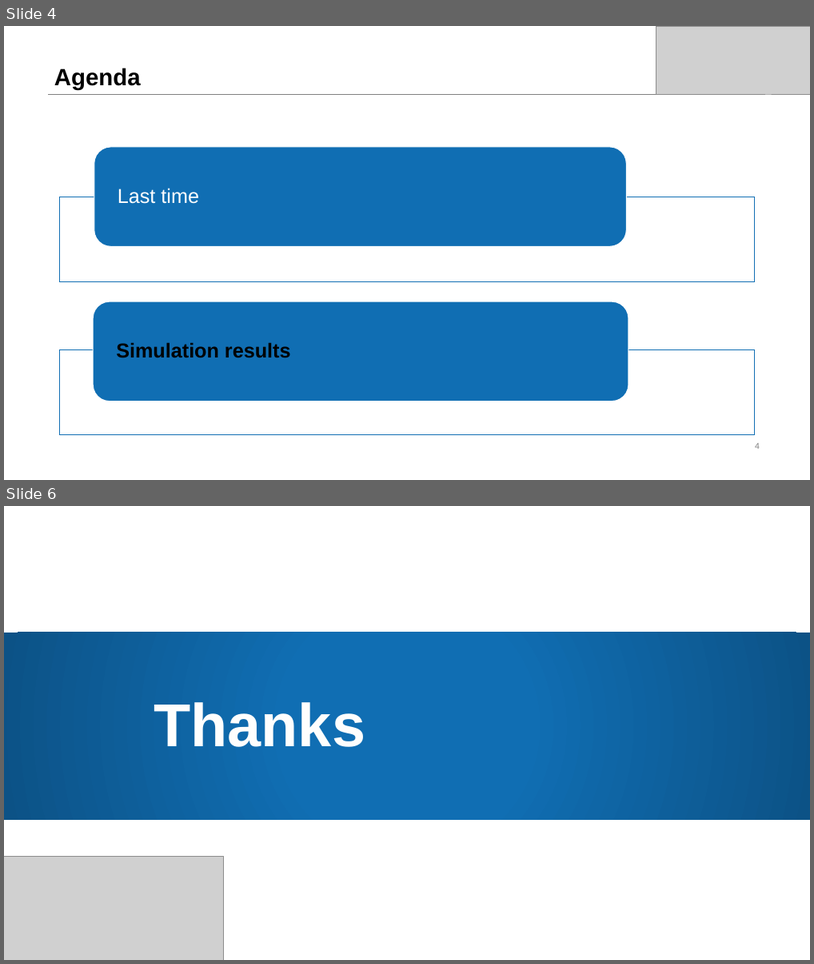
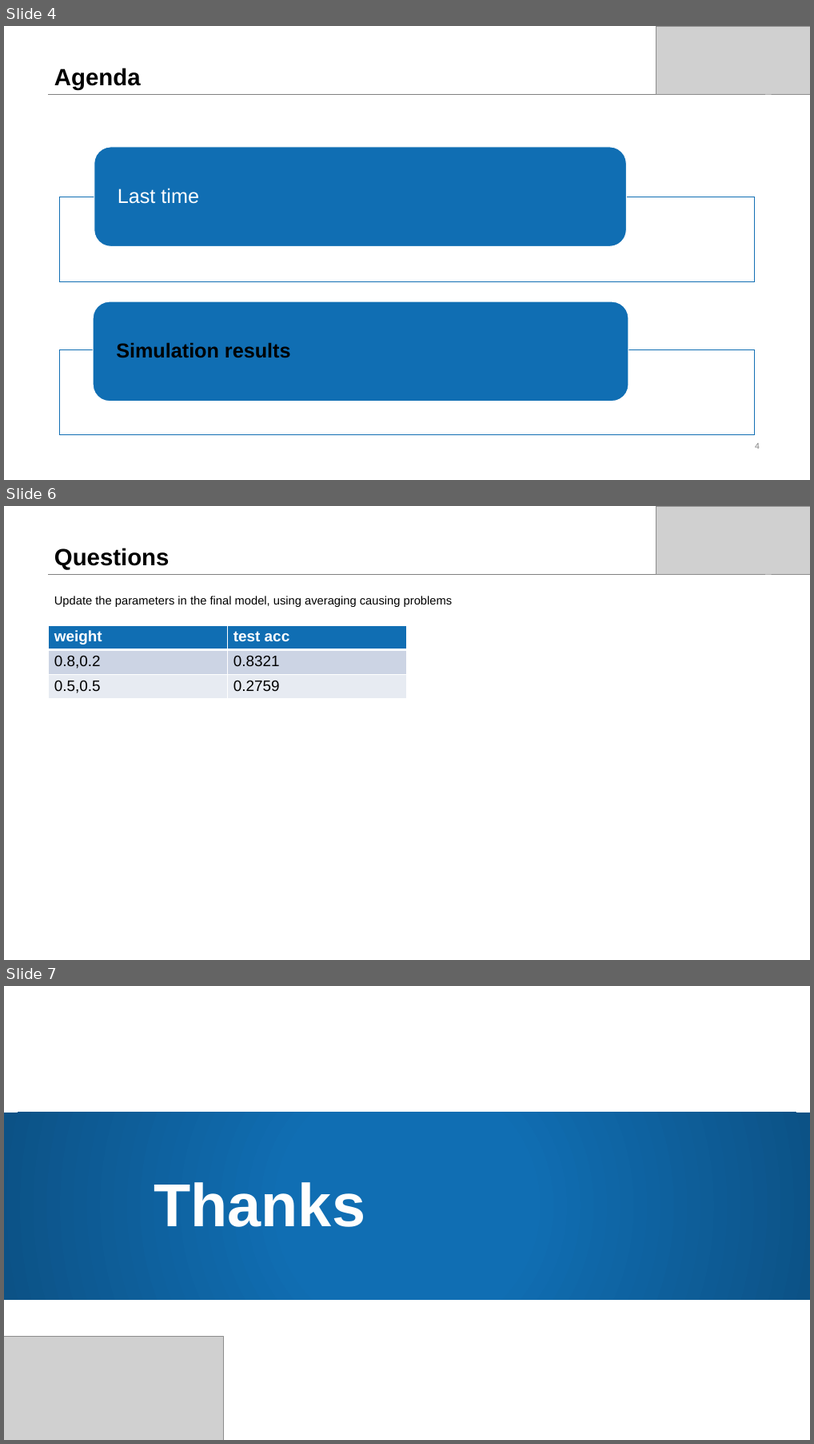
Before and after one commit to dtjgp/GreenAI, a slide deck: presentation/4th_presentation/GreenAI_4th.pptx. Shown one above the other, each under a label of ours: slides 4 and 6 before the commit, slides 4, 6 and 7 after it; the slides between them are not shown. The pictures are 814x964 and 814x1444 pixels, drawn with LibreOffice and Linux fonts; fonts in the diff are those of the drawing; grey boxes stand for pictures; background and template pictures are left out. Boxes give left, top, right and bottom in pixels: in the first picture for what was removed or moved away, otherwise in the second. Text is boxed around its words. In the diff, an @@ line names an element or a change of style, - is before the commit and + after.

```diff
--- a/presentation/4th_presentation/GreenAI_4th.pptx
+++ b/presentation/4th_presentation/GreenAI_4th.pptx
@@ slide 6 added at box(4, 506, 810, 960), background #FFFFFF; not listed: 1 template element that a slide beside it also shows @@
@@ picture added at box(657, 506, 810, 574) @@
@@ title added at box(54, 548, 170, 570), 28 pt, text #000000, bold @@
+Questions
@@ text added at box(54, 596, 453, 607), 14 pt, text #000000 @@
+Update the parameters in the final model, using averaging causing problems
@@ table added at box(48, 625, 406, 699), 3 rows, 2 columns @@
+weight | test acc
+0.8,0.2 | 0.8321
+0.5,0.5 | 0.2759
@@ what was slide 6 is now slide 7 @@
```
Also in this commit, not shown: 1 slide changed, 1 other slide added, 1 slide removed, 6 other files.
